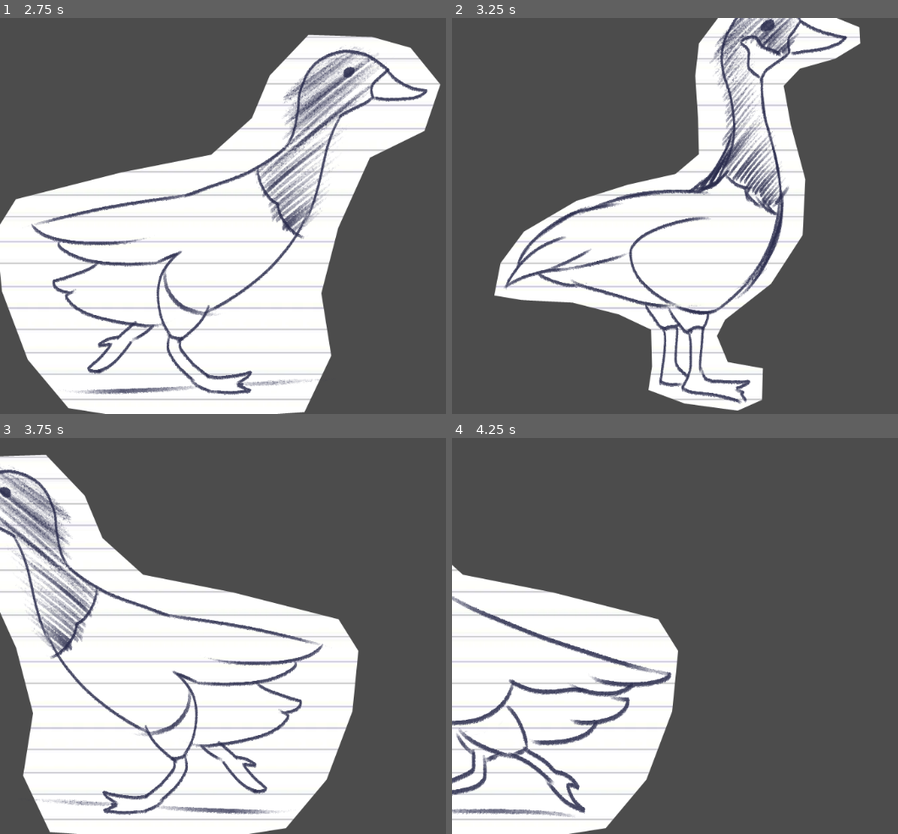
Above: before the commit, frames 1-4 (two rows, left to right).
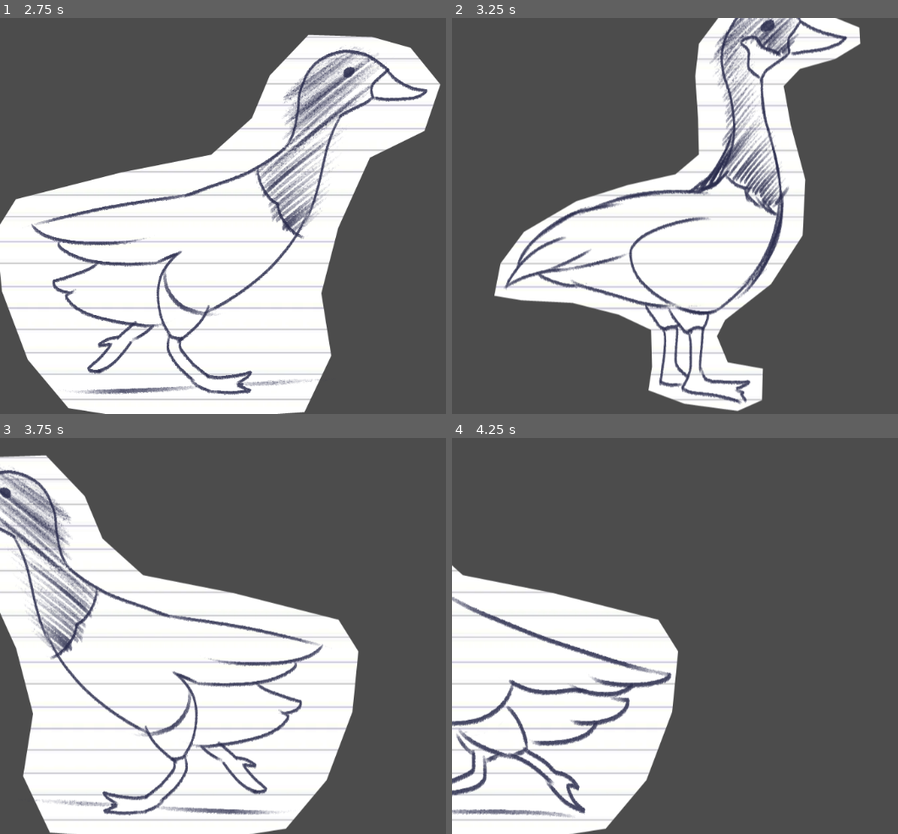
Above: after the commit, the same moments.

Repository: blacheo/Game-Jam-Fall-2022
Game: Godot game, scene res://Player.tscn
The game is run twice, just before and just after one commit, with the same random seed, the same clock (stepped at 60 frames per second) and the same inputs.
Inputs:
- Up to frame 1 (2.75 s): hold D (move_right) 0.53-1.28 s; hold A (move_left) 1.28-2.03 s; hold D (move_right) from 2.03 s (still down)
- Up to frame 2 (3.25 s): release D (move_right) at 2.78 s; hold Up (ui_up) from 2.78 s (still down)
- Up to frame 3 (3.75 s): release Up (ui_up) at 3.53 s; hold A (move_left) from 3.53 s (still down)
- Up to frame 4 (4.25 s): keep holding A (move_left)

Frame 1 is identical in both runs. In frame 2, 1.8% of the frame differs, in the area x 9-92%, y 0-100%; in frame 3, 4.2%, in the area x 0-81%, y 4-100%; in frame 4, 2.4%.

Commit message:
added upwards movement

Diff:
--- a/Player.gd
+++ b/Player.gd
@@ -19,6 +19,8 @@
 	if Input.is_action_pressed("move_left"):
 		velocity.x -= 1
 		$AnimatedSprite.flip_h = true
+	if Input.is_action_pressed("ui_up"):
+		velocity.y += 1
 
 
 	if abs(velocity.x) > 0:
